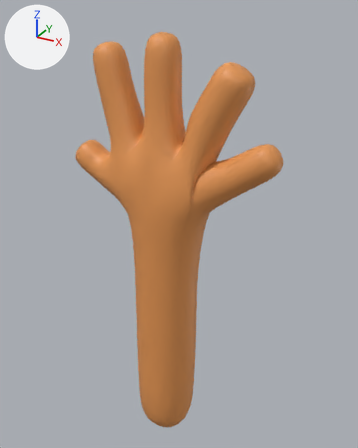
The glTF model assets/schere_final.glb: old version first, new version second.
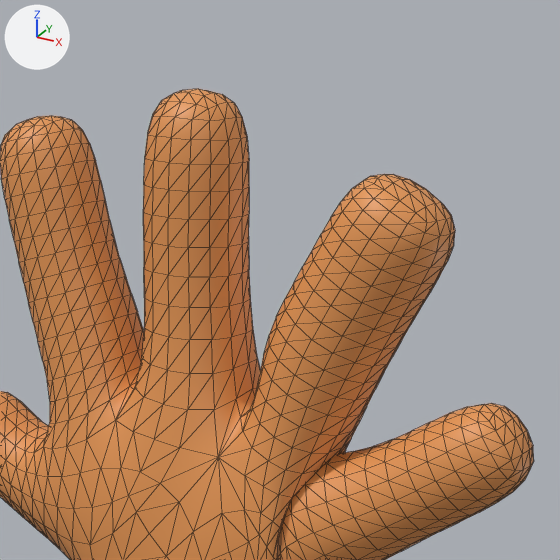
There are two pictures of each version: one whole from a 50 mm camera at (20.07, -34.04, 24.3) aimed at (0.6, 1.36, 6.6), one close up on the part from 26% to 82% of the width and 0% to 45% of the height. Arrows for +X, +Y and +Z are at upper left; the lights stay in place. The close-ups show mesh edges as thin lines. Where no turn or scale is listed for an object, it has been applied to the vertices.
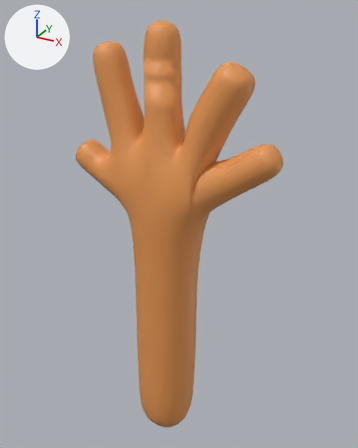
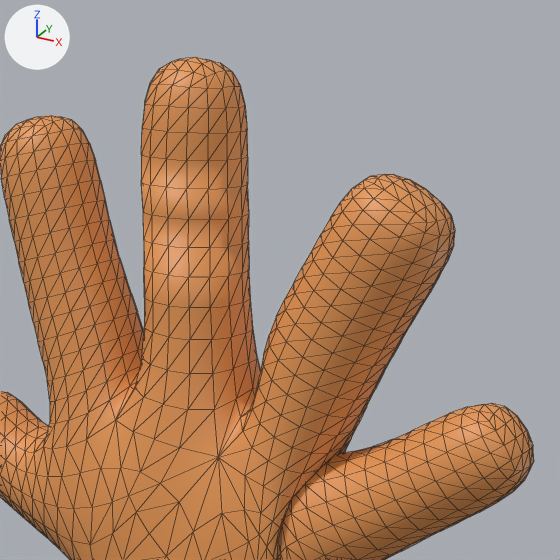
Diff of the bpy script that builds the scene:
```diff
--- a/assets/schere_final.glb.py
+++ b/assets/schere_final.glb.py
@@ me_cube @@
 # used by ob_cube_001; location = (0.0, 0.0, 0.0)
-me_cube.from_pydata(...)  # 1906 vertices, 3792 faces; spans x -8.9..9.9, y -2.8..2.8, z -15.3..22.6
+me_cube.from_pydata(...)  # 1922 vertices, 3824 faces; spans x -8.9..9.9, y -2.8..2.8, z -15.3..23.3
+# me_cube part 1
+# 9 vertices are removed from x -0.7..0.8, y -0.8..0.8, z 22.1..22.6
+# 40 faces are deleted
+# 9 vertices in x -0.6..1.4, y -1.0..1.3, z 20.1..21.4 move by (0.0, 0.0, 0.1)
+# 7 vertices in x -0.6..1.3, y -1.3..0.6, z 20.1..21.4 move by (0.0, -0.1, 0.1)
+# 5 vertices in x -1.4..0.0, y -0.6..1.4, z 20.1..20.8 move by (-0.1, 0.0, 0.1)
+# 4 vertices in x -1.3..0.0, y -1.4..0.6, z 20.1..20.8 move by (-0.1, -0.1, 0.1)
+# 4 vertices in x -1.4..1.3, y -1.0..0.6, z 20.1..20.2 move by (0.0, -0.1, 0.0)
+# 51 vertices move from x -1.5..1.4, y -1.3..1.3, z 20.1..22.5 to x -1.5..1.4, y -1.4..1.4, z 20.1..23.1
+# 25 vertices are added at x -0.9..0.9, y -0.9..0.9, z 22.6..23.3
+# 72 new faces join them
 me_cube.materials.append(mat_skin)
```

What differs and where, as boxes [x1, y1, x2, y2] in the close-ups (560 x 560 px):
'Cube.001', reshaped: before [0, 89, 534, 560]; after [0, 57, 534, 560]
part 1 of me_cube, built on: before [143, 89, 249, 220]; after [141, 57, 249, 220]
